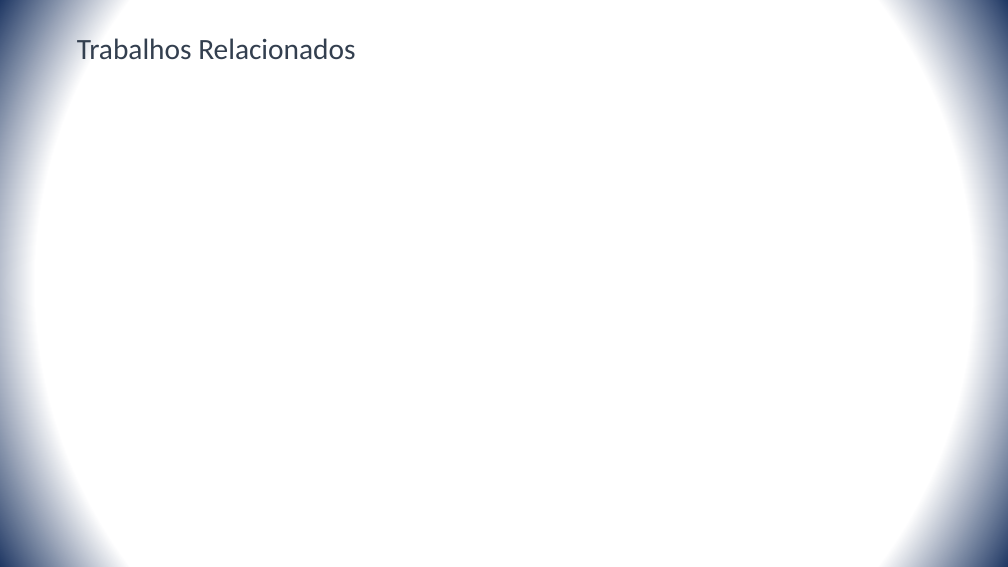
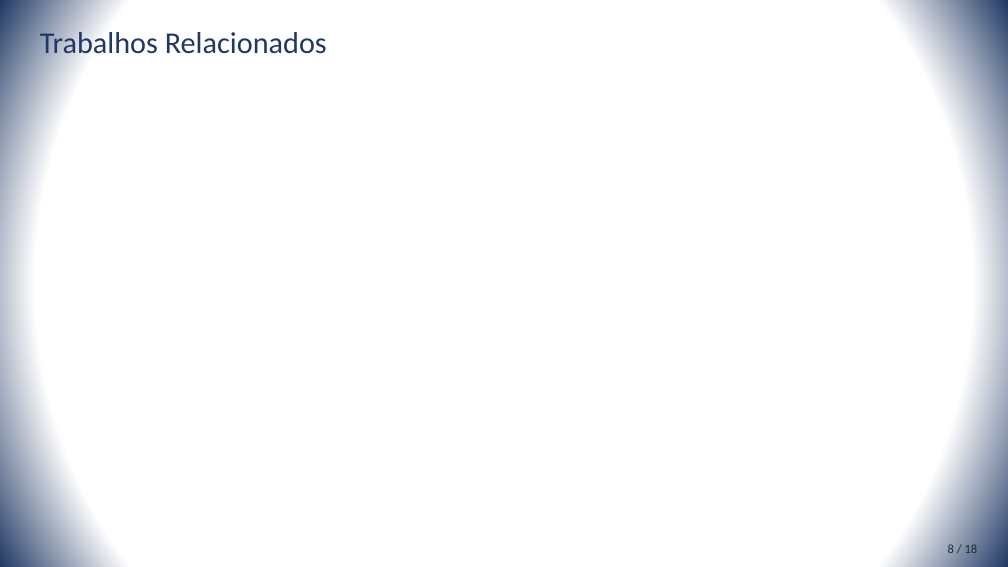
Before and after one commit to rustanitu/atfgtex, a slide deck: slide 8 of presentation/presentation.pptm (slide 6 before the commit). Drawn at 1008x567 pixels with LibreOffice and Linux fonts; fonts in the diff are those of the drawing. Boxes give left, top, right and bottom in pixels: in the first picture for what was removed or moved away, otherwise in the second. Text is boxed around its words. In the diff, an @@ line names an element or a change of style, - is before the commit and + after.

```diff
--- a/presentation/presentation.pptm
+++ b/presentation/presentation.pptm
@@ title "Trabalhos Relacionados": place and size @@
-title "Trabalhos Relacionados" at <box>77,34,355,60</box>
+title "Trabalhos Relacionados" at <box>40,27,327,60</box>
@@ title "Trabalhos Relacionados" at <box>40,27,327,60</box>: size 28 to 28.8 pt, text colour #333F50 to #203864 @@
@@ text added at <box>948,544,978,553</box>, 12 pt, text #222A35 @@
+8 / 18
```
Also in this commit, not shown: 12 other slides changed, 4 slides added, 2 slides removed, 1 other file.
